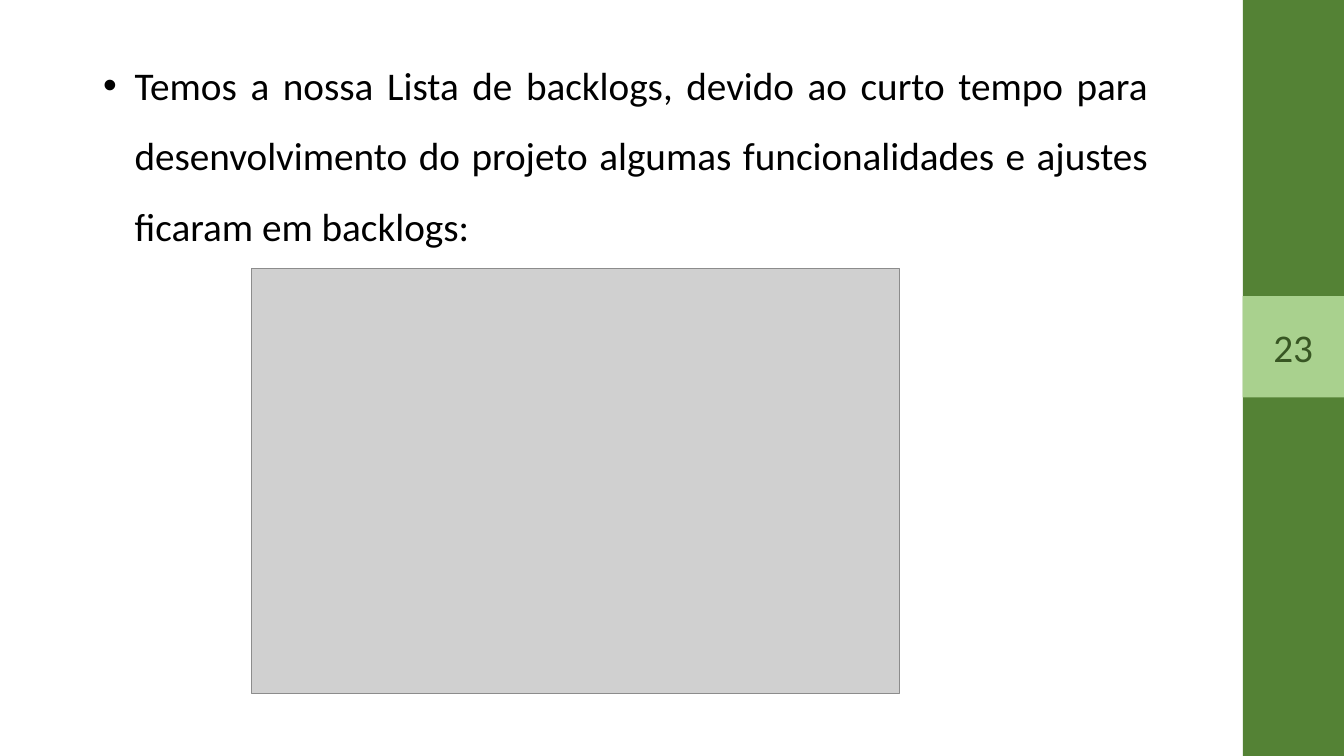
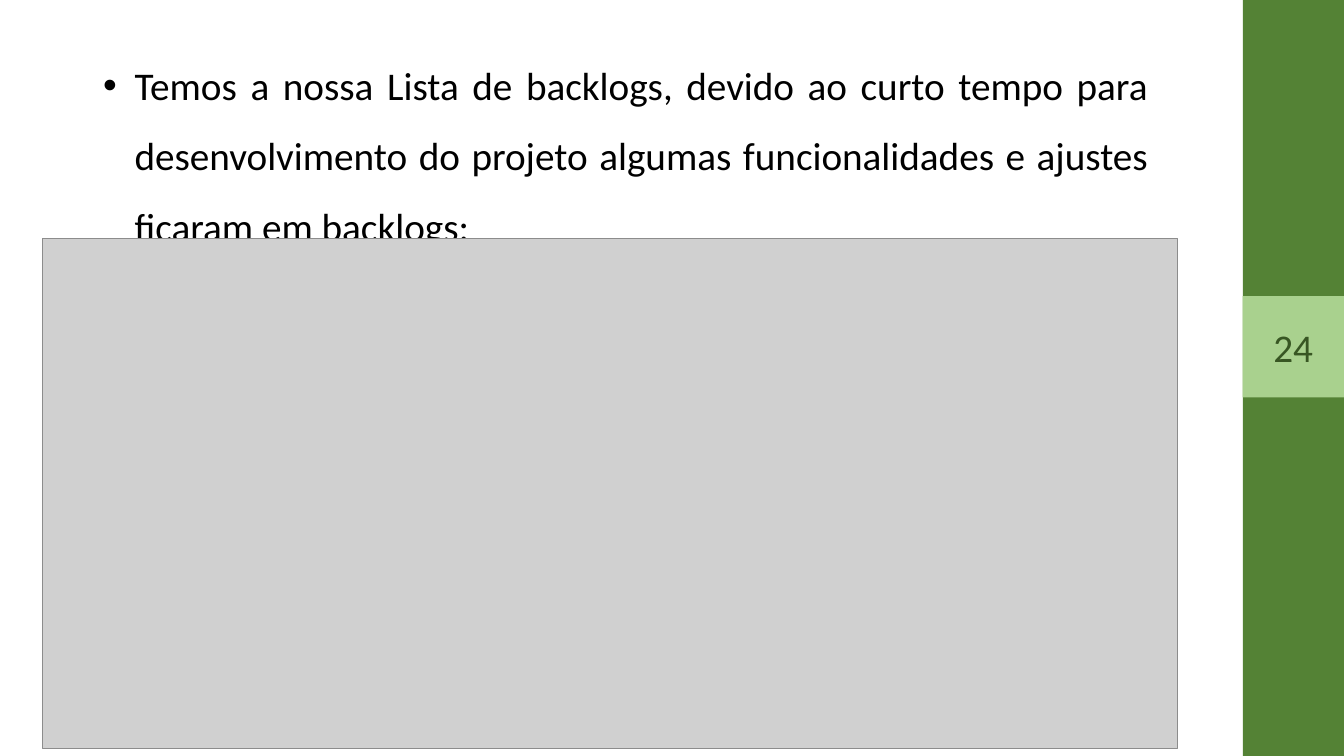
Before and after one commit to Klayvert2003/PI_3Semestre_2023, a slide deck: slide 24 of Documentation/Apresentação.pptx (slide 23 before the commit). Drawn at 1344x756 pixels with LibreOffice and Linux fonts; fonts in the diff are those of the drawing; grey boxes stand for pictures. Boxes give left, top, right and bottom in pixels: in the first picture for what was removed or moved away, otherwise in the second. Text is boxed around its words. In the diff, an @@ line names an element or a change of style, - is before the commit and + after.

```diff
--- a/Documentation/Apresentação.pptx
+++ b/Documentation/Apresentação.pptx
@@ picture added at [42,238,1178,748] @@
@@ picture removed at [251,268,899,694] @@
@@ text in rectangle at [1273,336,1313,362]: text changed @@
-23
+24
```
Also in this commit, not shown: 5 other slides changed, 2 slides added, 1 other file.
